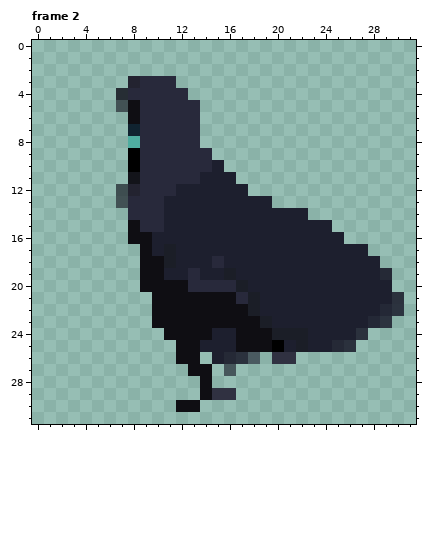
Two states of a pixel-art file, sprites/bajek_left.aseprite. Above is the file before it was changed.
32x32 pixels, 6 frames. Colours within 5 levels of each other are drawn and written as one. Shown: frame 2. The commit also changed other frames, which this record leaves out.
The same view after the edit:
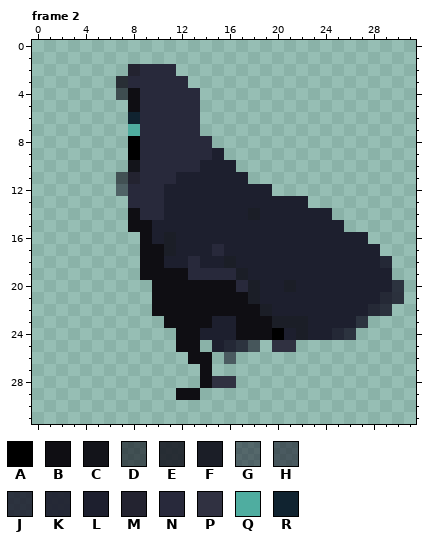
Palette (. is transparent): A #000000  B #0f0e13  C #13141a  D #1b1e27ae  E #1b1e27e5  F #1b1e27  G #1d1f2e8a  H #1d1f2ea0  J #1d1f2edf  K #1d1f2eef  L #1d1f2e  M #232330  N #28293b  P #303141  Q #4fada0  R #102330
The edit:
{"where": "frame 2"}
{"frame":2,"y":2,"x":8,"old":"....","new":"MNNN"}
{"frame":2,"y":3,"x":7,"old":".M","new":"EN"}
{"frame":2,"y":3,"x":12,"old":".","new":"N"}
{"frame":2,"y":4,"x":7,"old":"EN","new":"DB"}
{"frame":2,"y":4,"x":13,"old":".","new":"N"}
{"frame":2,"y":5,"x":7,"old":"D","new":"."}
{"frame":2,"y":6,"x":8,"old":"B","new":"R"}
{"frame":2,"y":7,"x":8,"old":"R","new":"Q"}
{"frame":2,"y":8,"x":8,"old":"Q","new":"A"}
{"frame":2,"y":8,"x":14,"old":".","new":"N"}
{"frame":2,"y":9,"x":15,"old":".","new":"L"}
{"frame":2,"y":10,"x":8,"old":"A","new":"C"}
{"frame":2,"y":10,"x":14,"old":"N","new":"L"}
{"frame":2,"y":10,"x":16,"old":".","new":"L"}
{"frame":2,"y":11,"x":7,"old":".C","new":"DM"}
{"frame":2,"y":11,"x":12,"old":"NN","new":"LL"}
{"frame":2,"y":11,"x":17,"old":".","new":"L"}
{"frame":2,"y":12,"x":7,"old":"DM","new":"GN"}
{"frame":2,"y":12,"x":11,"old":"N","new":"L"}
{"frame":2,"y":12,"x":18,"old":"..","new":"LL"}
{"frame":2,"y":13,"x":7,"old":"D","new":"."}
{"frame":2,"y":13,"x":20,"old":"...","new":"LLL"}
{"frame":2,"y":14,"x":8,"old":"N","new":"B"}
{"frame":2,"y":14,"x":18,"old":"L","new":"F"}
{"frame":2,"y":14,"x":23,"old":"..","new":"LL"}
{"frame":2,"y":15,"x":9,"old":"NN","new":"BL"}
{"frame":2,"y":15,"x":25,"old":".","new":"L"}
{"frame":2,"y":16,"x":8,"old":"B","new":"."}
{"frame":2,"y":16,"x":11,"old":"L","new":"F"}
{"frame":2,"y":16,"x":26,"old":"..","new":"LL"}
{"frame":2,"y":17,"x":10,"old":"L","new":"B"}
{"frame":2,"y":17,"x":15,"old":"L","new":"N"}
{"frame":2,"y":17,"x":28,"old":".","new":"L"}
{"frame":2,"y":18,"x":11,"old":"F","new":"L"}
{"frame":2,"y":18,"x":13,"old":"L","new":"N"}
{"frame":2,"y":18,"x":15,"old":"NL","new":"LF"}
{"frame":2,"y":18,"x":29,"old":".","new":"K"}
{"frame":2,"y":19,"x":11,"old":"LL","new":"BB"}
{"frame":2,"y":19,"x":14,"old":"LLFL","new":"NNNF"}
{"frame":2,"y":19,"x":29,"old":"K","new":"L"}
{"frame":2,"y":20,"x":9,"old":"B","new":"."}
{"frame":2,"y":20,"x":13,"old":"NNNNFL","new":"BBBBNF"}
{"frame":2,"y":20,"x":21,"old":"L","new":"F"}
{"frame":2,"y":20,"x":30,"old":".","new":"J"}
{"frame":2,"y":21,"x":17,"old":"N","new":"B"}
{"frame":2,"y":21,"x":29,"old":"L","new":"K"}
{"frame":2,"y":22,"x":18,"old":"FL","new":"BF"}
{"frame":2,"y":22,"x":28,"old":"LKJ","new":"KJ."}
{"frame":2,"y":23,"x":10,"old":"B","new":"."}
{"frame":2,"y":23,"x":15,"old":"BB","new":"LL"}
{"frame":2,"y":23,"x":19,"old":"FLLL","new":"BFFF"}
{"frame":2,"y":23,"x":27,"old":"LKJ","new":"J.."}
{"frame":2,"y":24,"x":11,"old":"B","new":"."}
{"frame":2,"y":24,"x":14,"old":"B","new":"L"}
{"frame":2,"y":24,"x":20,"old":"FF","new":"AL"}
{"frame":2,"y":24,"x":25,"old":"LLJ","new":"KJ."}
{"frame":2,"y":25,"x":14,"old":"L","new":"."}
{"frame":2,"y":25,"x":16,"old":"LBBBALFLLKJ","new":"KJH.PP....."}
{"frame":2,"y":26,"x":12,"old":"B","new":"."}
{"frame":2,"y":26,"x":14,"old":".LKJH","new":"B.H.."}
{"frame":2,"y":26,"x":20,"old":"PP","new":".."}
{"frame":2,"y":27,"x":13,"old":"B","new":"."}
{"frame":2,"y":27,"x":16,"old":"H","new":"."}
{"frame":2,"y":28,"x":15,"old":"..","new":"PP"}
{"frame":2,"y":29,"x":12,"old":"..BPP","new":"BB..."}
{"frame":2,"y":30,"x":12,"old":"BB","new":".."}
{"label":"changed","picture_box":[116,64,404,412]}
